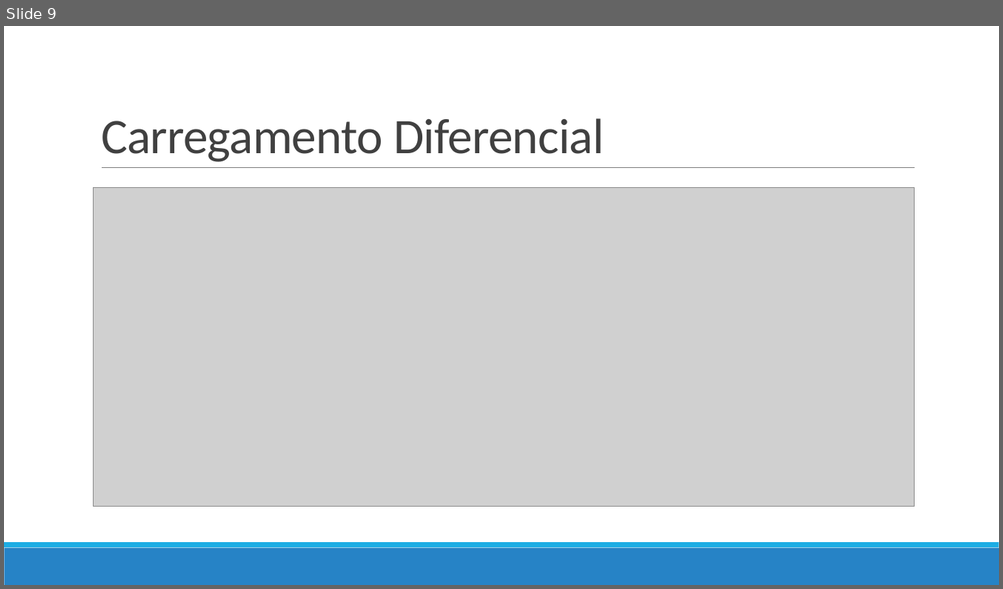
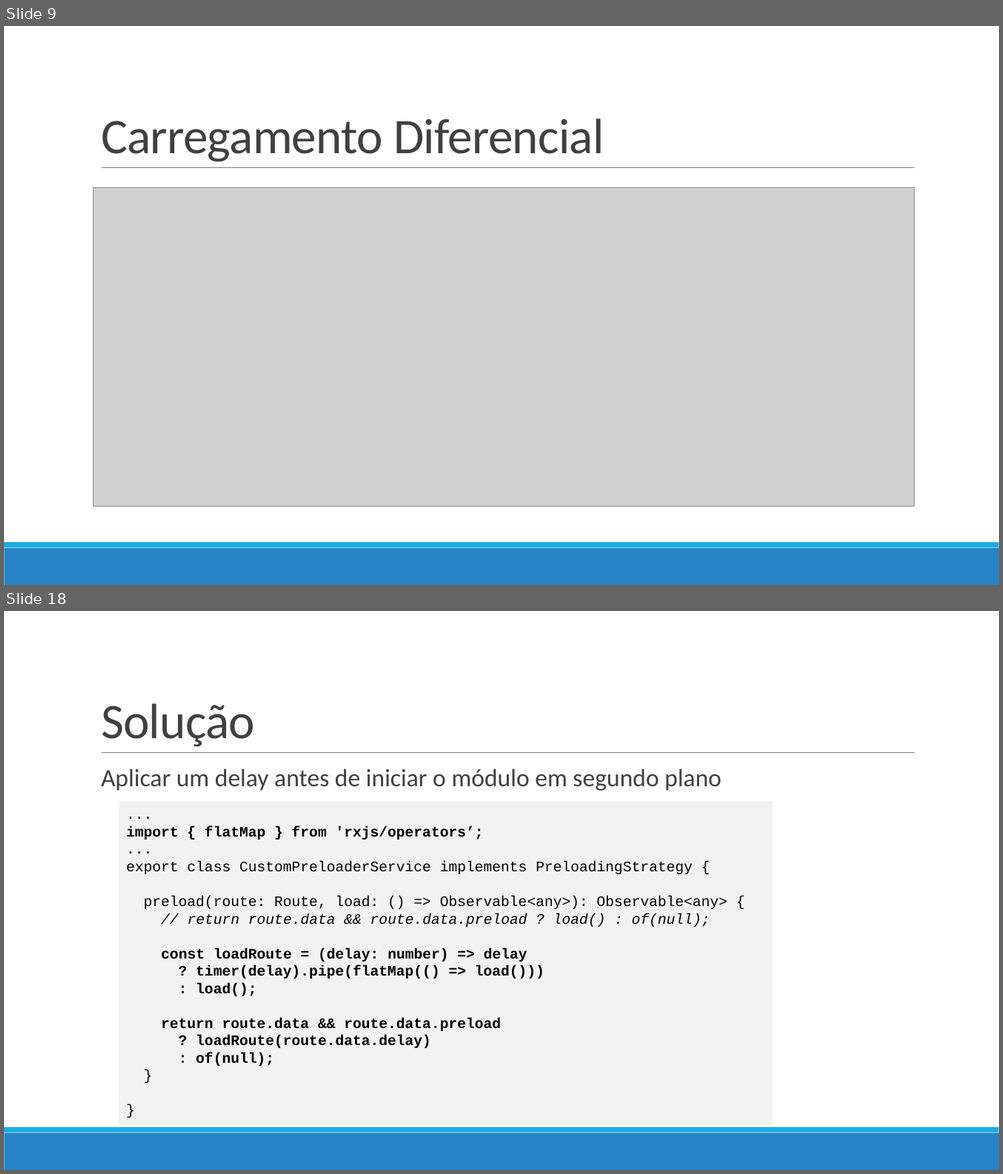
Before and after one commit to eduardoflorence/angular-lazy-loading, a slide deck: eduardo-florence-meetup-angular-rio-lazy-loading.pptx. Shown one above the other, each under a label of ours: slide 9 before the commit, slides 9 and 18 after it; the slides between them are not shown. The pictures are 1003x589 and 1003x1174 pixels, drawn with LibreOffice and Linux fonts; fonts in the diff are those of the drawing; grey boxes stand for pictures. Boxes give left, top, right and bottom in pixels: in the first picture for what was removed or moved away, otherwise in the second. Text is boxed around its words. In the diff, an @@ line names an element or a change of style, - is before the commit and + after.

```diff
--- a/eduardo-florence-meetup-angular-rio-lazy-loading.pptx
+++ b/eduardo-florence-meetup-angular-rio-lazy-loading.pptx
@@ slide 18 added at [4,611,999,1170], background #FFFFFF; not listed: 3 template elements that a slide beside it also shows @@
@@ title added at [101,703,255,747], 48 pt, text #404040 @@
+Solução
@@ text added at [101,769,721,791], 24 pt, text #404040 @@
+  Aplicar um delay antes de iniciar o módulo em segundo plano
@@ rectangle added at [119,801,772,1125], fill #F2F2F2, 14 pt, text #000000, bold @@
+...
+import { flatMap } from 'rxjs/operators’;
+...
+export class CustomPreloaderService implements PreloadingStrategy {
+preload(route: Route, load: () => Observable<any>): Observable<any> {
+// return route.data && route.data.preload ? load() : of(null);
+const loadRoute = (delay: number) => delay
+? timer(delay).pipe(flatMap(() => load()))
+: load();
+return route.data && route.data.preload
+? loadRoute(route.data.delay)
+: of(null);
+}
+}
```
Also in this commit, not shown: 7 slides changed, 14 other slides added.
